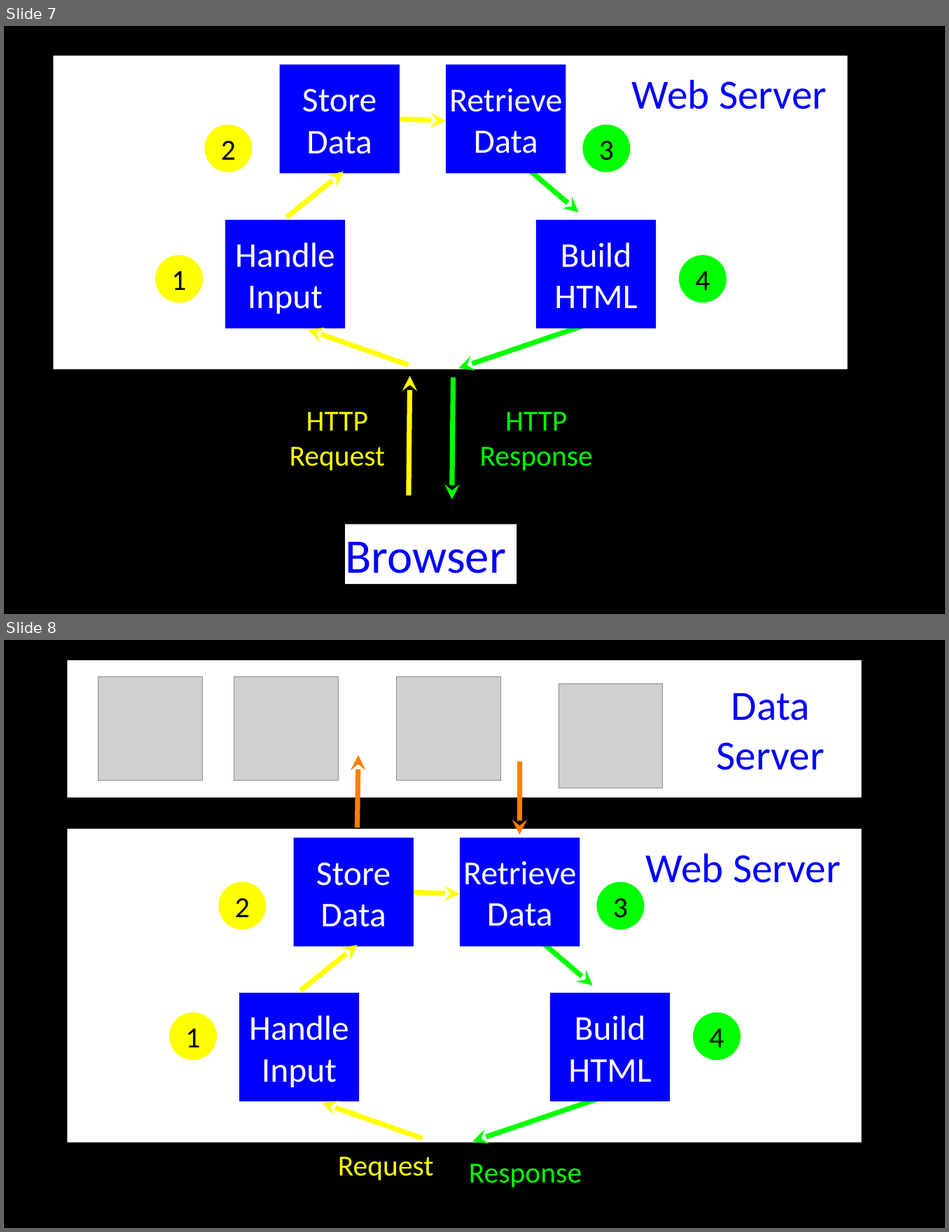
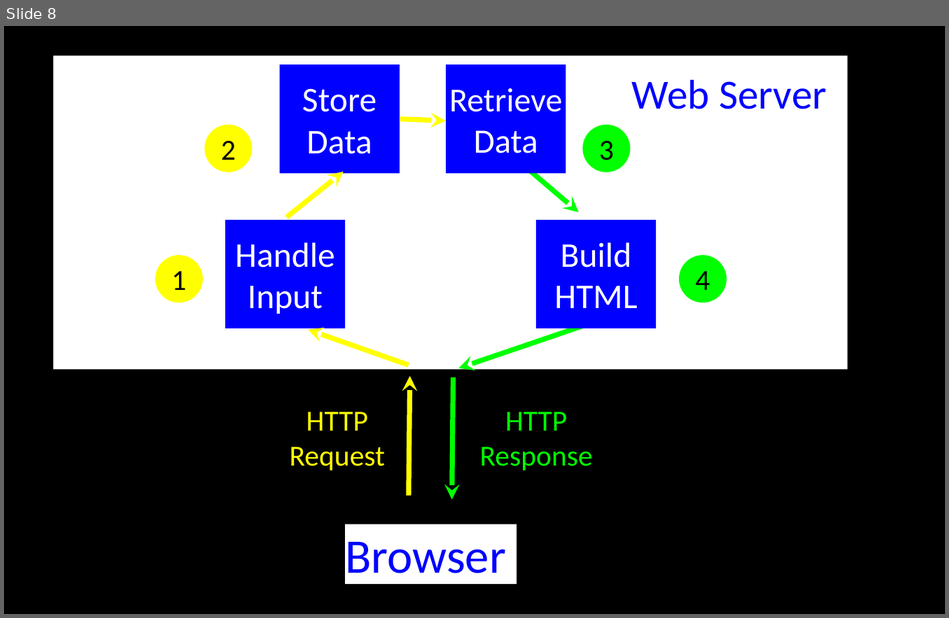
Before and after one commit to csev/dj4e, a slide deck: lectures/DJ-02-MVC.pptx. Shown one above the other, each under a label of ours: slides 7 and 8 before the commit, slide 8 after it. The pictures are 949x1232 and 949x618 pixels, drawn with LibreOffice and Linux fonts; fonts in the diff are those of the drawing; grey boxes stand for pictures. Boxes give left, top, right and bottom in pixels: in the first picture for what was removed or moved away, otherwise in the second. Text is boxed around its words. In the diff, an @@ line names an element or a change of style, - is before the commit and + after.

```diff
--- a/lectures/DJ-02-MVC.pptx
+++ b/lectures/DJ-02-MVC.pptx
@@ slide 8 removed at box(4, 640, 945, 1228), background #000000 @@
@@ rectangle removed at box(67, 660, 862, 798) @@
@@ picture removed at box(98, 676, 202, 780) @@
@@ picture removed at box(234, 676, 339, 780) @@
@@ picture removed at box(397, 676, 501, 780) @@
@@ picture removed at box(558, 683, 663, 788) @@
@@ text removed at box(717, 693, 824, 770) @@
-Data
-Server
@@ arrow removed from (358, 828) to (358, 755) @@
@@ arrow removed from (519, 761) to (519, 835) @@
@@ rectangle removed at box(67, 829, 862, 1143) @@
@@ rectangle removed at box(294, 837, 414, 946) @@
-Store Data
@@ rectangle removed at box(460, 837, 580, 946) @@
-Retrieve
-Data
@@ text removed at box(646, 854, 840, 883) @@
-Web Server
@@ ellipse removed at box(218, 882, 266, 930) @@
-2
@@ ellipse removed at box(596, 882, 644, 930) @@
-3
@@ arrow removed from (414, 893) to (460, 894) @@
@@ arrow removed from (300, 991) to (358, 945) @@
@@ arrow removed from (542, 942) to (593, 986) @@
@@ rectangle removed at box(239, 993, 359, 1101) @@
-Handle
-Input
@@ rectangle removed at box(550, 993, 670, 1101) @@
-Build
-HTML
@@ ellipse removed at box(169, 1012, 217, 1060) @@
-1
@@ ellipse removed at box(693, 1012, 740, 1060) @@
-4
@@ arrow removed from (601, 1098) to (472, 1142) @@
@@ arrow removed from (423, 1138) to (322, 1103) @@
@@ text removed at box(338, 1157, 433, 1180) @@
-Request
@@ text removed at box(469, 1164, 582, 1187) @@
-Response
@@ what was slide 7 is now slide 8 @@
```
Also in this commit, not shown: 1 slide added, 5 other slides removed, 8 other files.
